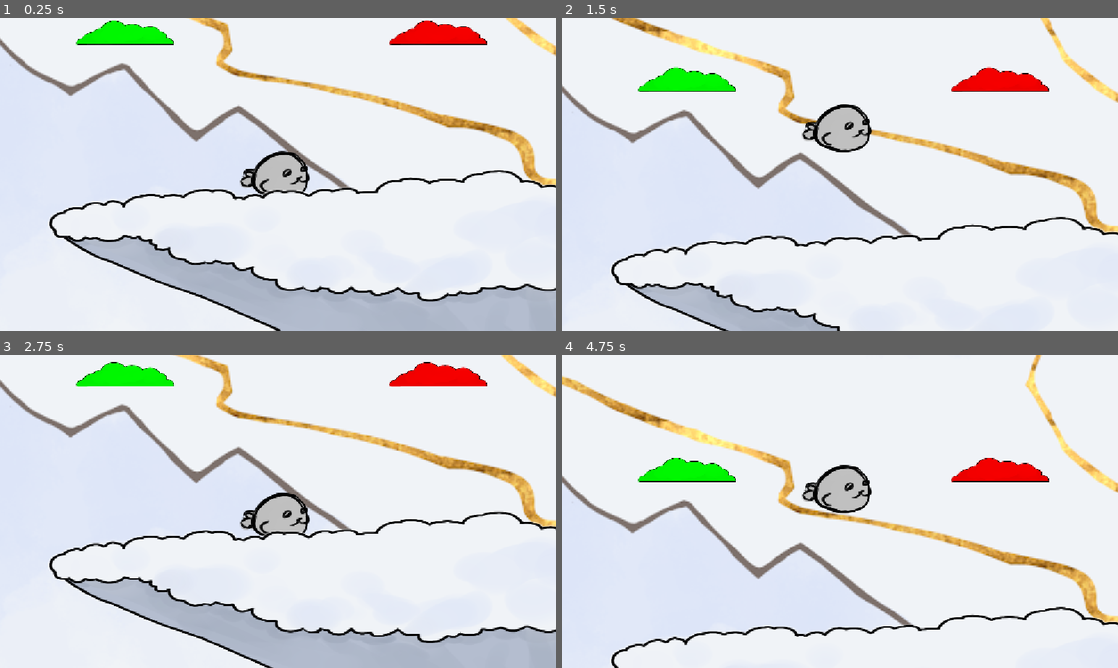
Above: before the commit, frames 1-4 (two rows, left to right).
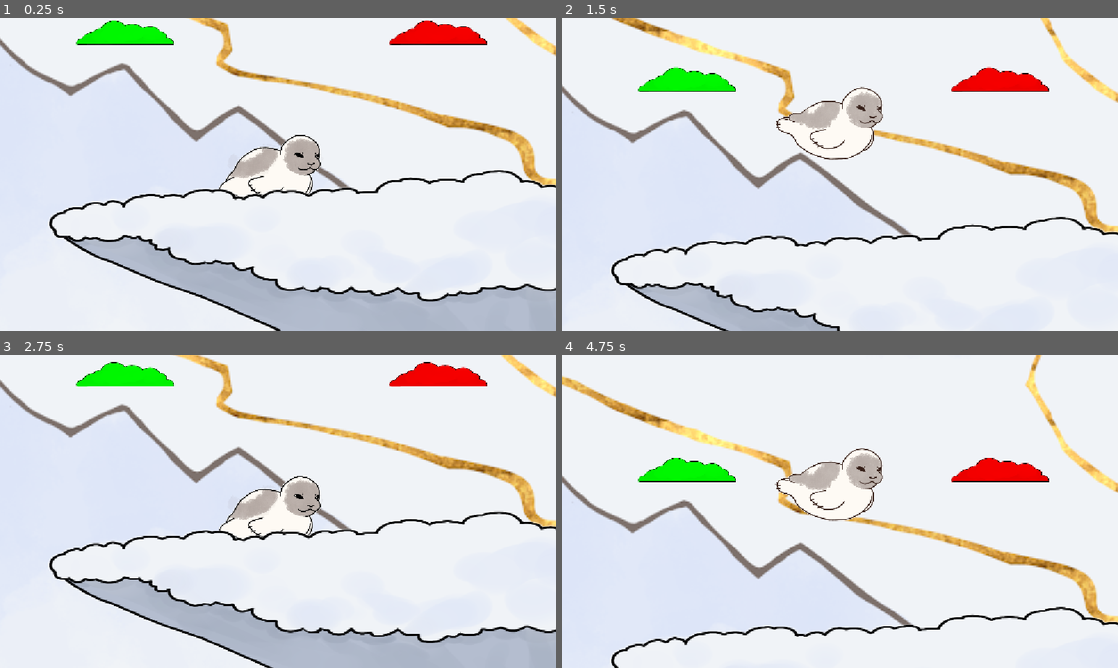
Above: after the commit, the same moments.

Repository: tuberculilium/bounce-game
Game: Godot game, scene res://main.tscn
The game is run twice, just before and just after one commit, with the same random seed, the same clock (stepped at 60 frames per second) and the same inputs. The engine's default icon, where the game draws it, is replaced by a stand-in: a white triangle on a blue panel in a dark square.
Inputs:
- Up to frame 1 (0.25 s): no input
- Up to frame 2 (1.5 s): tap Enter at 1.25 s
- Up to frame 3 (2.75 s): no input
- Up to frame 4 (4.75 s): tap Space at 4.25 s

The runs differ from the first frame. In frame 1, 2.1% of the frame differs, in the area x 39-58%, y 37-58%; in frame 2, 2.0%; in frame 3, 2.1%; in frame 4, 2.2%, in the area x 38-58%, y 29-54%.

Commit message:
sdfbsfgndhmefhm

Diff:
--- a/main.tscn
+++ b/main.tscn
@@ -1,11 +1,12 @@
 [gd_scene format=3 uid="uid://b5tpuvthm4toa"]
 
 [ext_resource type="Texture2D" uid="uid://dqyo6g0e3jjx1" path="res://assets/images/góry2.png" id="1_7mycd"]
-[ext_resource type="Texture2D" uid="uid://bjwc3ujx5cxb1" path="res://assets/images/player/foka.png" id="1_ig7tw"]
 [ext_resource type="Texture2D" uid="uid://vfvthsivrmb8" path="res://assets/images/goryp2.png" id="2_h2yge"]
 [ext_resource type="Texture2D" uid="uid://bv728c8o87mw8" path="res://assets/images/niebop1.png" id="3_1bvp3"]
 [ext_resource type="PackedScene" uid="uid://lf656owae26k" path="res://pause_menu.tscn" id="3_h2yge"]
+[ext_resource type="Texture2D" uid="uid://bjsftnwo4nlat" path="res://assets/images/player/foka.base.on.ground.png" id="4_5vw27"]
 [ext_resource type="AudioStream" uid="uid://b3dfa7nlw4ekl" path="res://assets/audio/New_Project.wav" id="4_272bh"]
+[ext_resource type="Texture2D" uid="uid://dym3mflhy6co1" path="res://assets/images/player/foka.base.in.air.png" id="5_kek77"]
 [ext_resource type="Texture2D" uid="uid://ddi8h1gkyrnrj" path="res://assets/images/góey.png" id="5_lquwl"]
 
 [sub_resource type="GDScript" id="GDScript_na63q"]
@@ -78,6 +79,11 @@
 
 	move_and_slide()
 
+func _process(_float):
+	if is_on_floor():
+		$Sprite2D.show(); $Sprite2D2.hide()
+	else:
+		$Sprite2D.hide(); $Sprite2D2.show()
 "
 
 [sub_resource type="CircleShape2D" id="CircleShape2D_0xm2m"]
@@ -134,9 +140,6 @@
 [node name="CollisionShape2D" type="CollisionShape2D" parent="player" unique_id=358723668]
 shape = SubResource("CircleShape2D_0xm2m")
 
-[node name="Sprite2D" type="Sprite2D" parent="player" unique_id=1009971158]
-texture = ExtResource("1_ig7tw")
-
 [node name="Camera2D" type="Camera2D" parent="player" unique_id=805393943]
 position = Vector2(14.999999, 0)
 scale = Vector2(1.972606, 1.0201843)
@@ -149,6 +152,12 @@
 stream = ExtResource("4_272bh")
 autoplay = true
 
+[node name="Sprite2D" type="Sprite2D" parent="player" unique_id=1910108190]
+texture = ExtResource("4_5vw27")
+
+[node name="Sprite2D2" type="Sprite2D" parent="player" unique_id=610244322]
+texture = ExtResource("5_kek77")
+
 [node name="starting platform" type="StaticBody2D" parent="." unique_id=1199481026]
 position = Vector2(0, 305)
 
